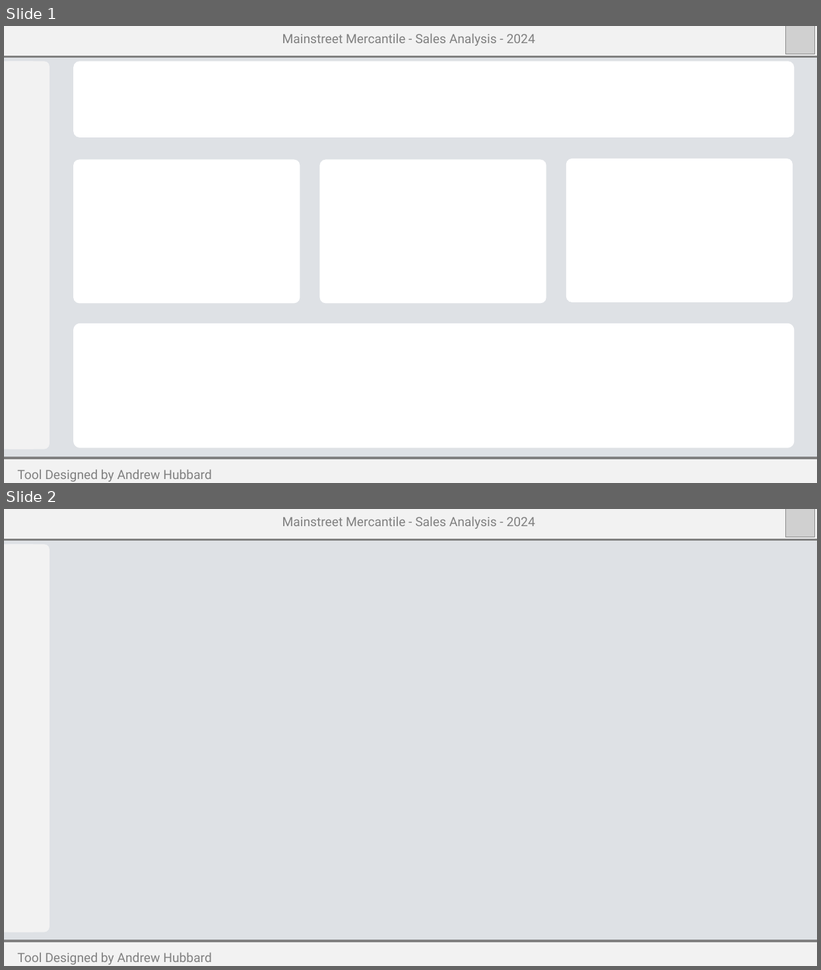
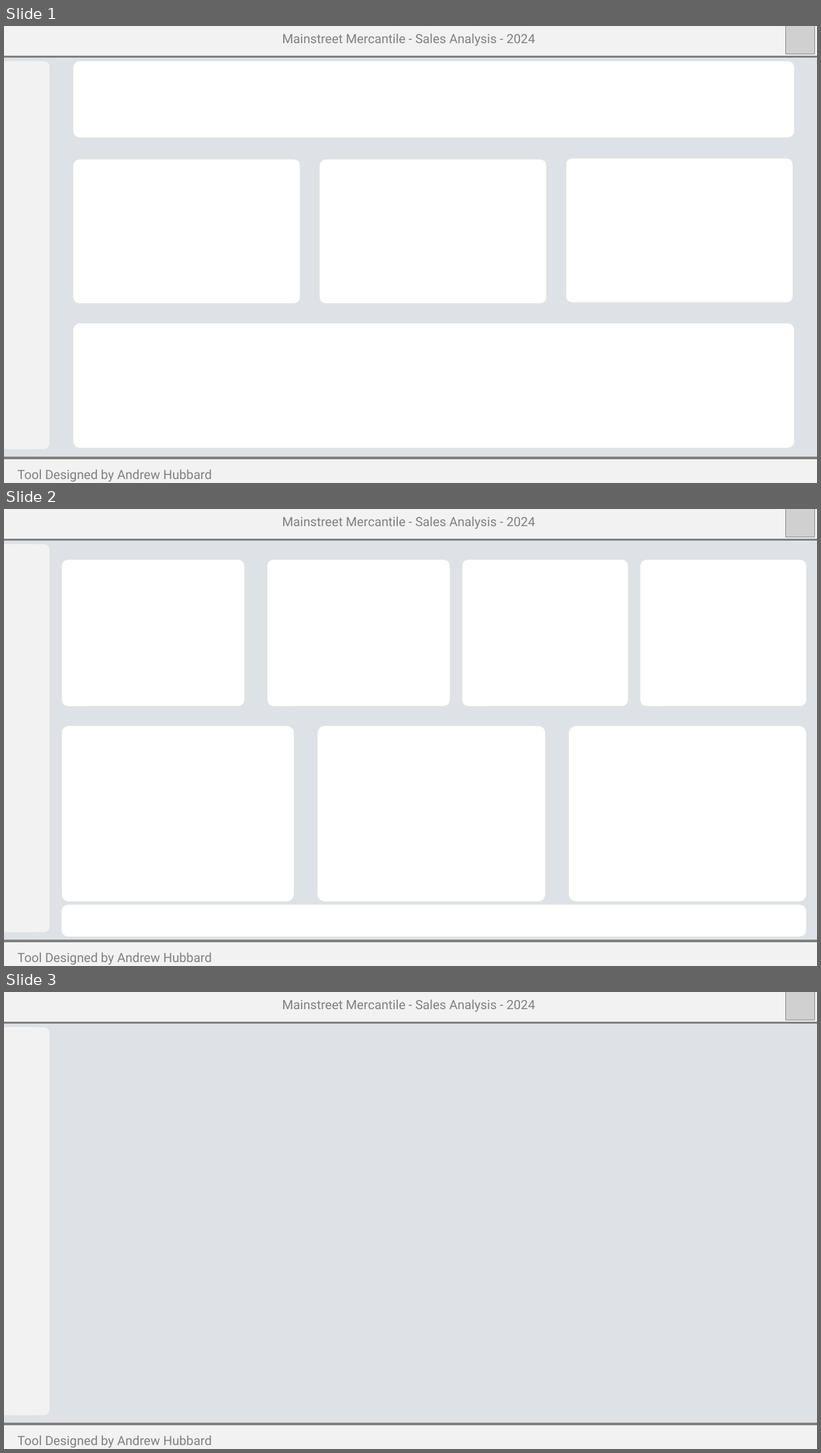
Before and after one commit to andrewhubb/Inventory-Optimization-for-Retail, a slide deck: Assets/Backgrounds/Demand Background.pptx. Shown one above the other, each under a label of ours: slides 1 and 2 before the commit, slides 1, 2 and 3 after it. The pictures are 821x970 and 821x1453 pixels, drawn with LibreOffice and Linux fonts; fonts in the diff are those of the drawing; grey boxes stand for pictures. Boxes give left, top, right and bottom in pixels: in the first picture for what was removed or moved away, otherwise in the second. Text is boxed around its words. In the diff, an @@ line names an element or a change of style, - is before the commit and + after.

```diff
--- a/Assets/Backgrounds/Demand Background.pptx
+++ b/Assets/Backgrounds/Demand Background.pptx
@@ slide 2 added at bbox=[4, 509, 817, 966], background #BEC5CC at 50% opacity @@
@@ rectangle added at bbox=[4, 509, 817, 540], fill #F2F2F2, outline #595959 3.25 pt @@
@@ text added at bbox=[283, 516, 535, 529], 18 pt, text gradient #808080 to #595959 to #404040 @@
+Mainstreet Mercantile - Sales Analysis - 2024
@@ picture added at bbox=[785, 509, 814, 537] @@
@@ rounded rectangle added at bbox=[4, 544, 50, 932], fill #F2F2F2 @@
@@ rectangle added at bbox=[4, 544, 34, 932], fill #F2F2F2 @@
@@ rounded rectangle added at bbox=[62, 560, 244, 706], fill #FFFFFF @@
@@ rounded rectangle added at bbox=[267, 560, 450, 706], fill #FFFFFF @@
@@ rounded rectangle added at bbox=[463, 560, 628, 706], fill #FFFFFF @@
@@ rounded rectangle added at bbox=[640, 560, 806, 706], fill #FFFFFF @@
@@ rounded rectangle added at bbox=[62, 726, 294, 901], fill #FFFFFF @@
@@ rounded rectangle added at bbox=[318, 726, 545, 901], fill #FFFFFF @@
@@ rounded rectangle added at bbox=[569, 726, 807, 901], fill #FFFFFF @@
@@ rounded rectangle added at bbox=[61, 905, 806, 937], fill #FFFFFF @@
@@ rectangle added at bbox=[4, 941, 817, 966], fill #F2F2F2, outline #595959 3.25 pt @@
@@ rectangle added at bbox=[4, 944, 226, 966], fill #F2F2F2, 18 pt, text gradient #808080 to #595959 to #404040 @@
+Tool Designed by Andrew Hubbard
@@ what was slide 2 is now slide 3 @@
```
Also in this commit, not shown: 1 other file.
